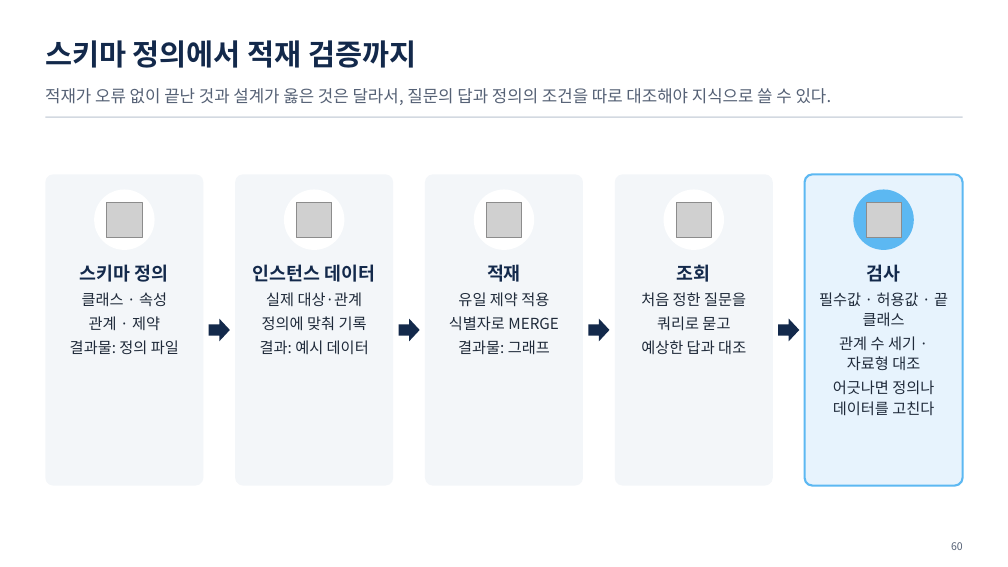
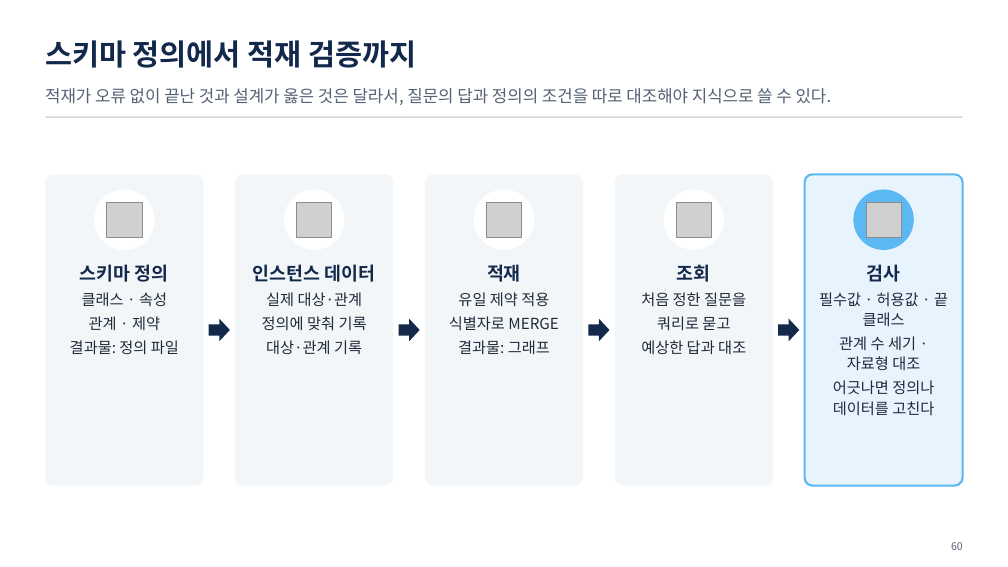
Before and after one commit to uengine-oss/hyd-iot-edu, a slide deck: slide 60 of workspace/강의제작/산출물/실전반/이론/02회차/실전반_02일차.pptx. Drawn at 1008x567 pixels with LibreOffice and Linux fonts; fonts in the diff are those of the drawing; grey boxes stand for pictures. Boxes give left, top, right and bottom in pixels: in the first picture for what was removed or moved away, otherwise in the second. Text is boxed around its words. In the diff, an @@ line names an element or a change of style, - is before the commit and + after.

```diff
--- a/workspace/강의제작/산출물/실전반/이론/02회차/실전반_02일차.pptx
+++ b/workspace/강의제작/산출물/실전반/이론/02회차/실전반_02일차.pptx
@@ text at bbox=[266, 340, 362, 354]: text changed @@
-결과: 예시 데이터
+대상·관계 기록
```
Also in this commit, not shown: 8 other files.
